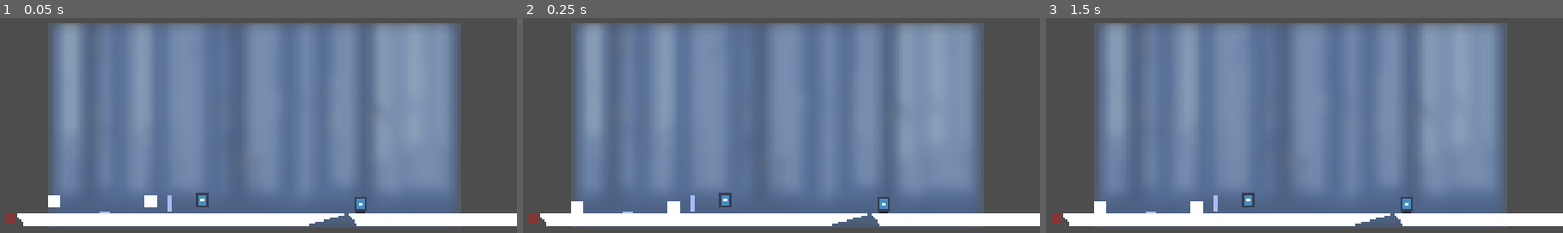
Above: before the commit, frames 1-3 (left to right).
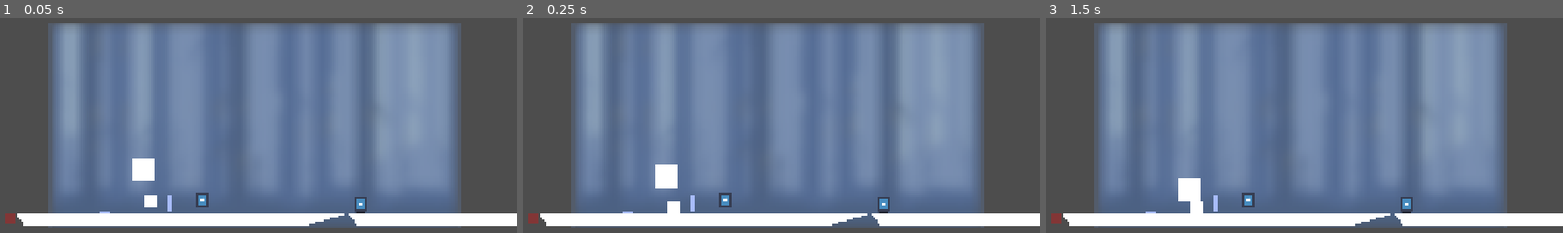
Above: after the commit, the same moments.

Repository: Yuanryan/Rune-Lengend
Game: Godot game, scene res://Scenes/Levels/level_1.tscn
Two runs of this game, one before a commit and one after it. Both use one fixed random seed, a clock stepped at 60 frames per second and the inputs below. This scene is started directly instead of the project's main scene. The engine's default icon, where the game draws it, is replaced by a stand-in: a white triangle on a blue panel in a dark square.
Inputs (mouse positions are in pixels of both pictures, inside the frame that each line leads up to):
- Up to frame 1 (0.05 s): no input
- Up to frame 2 (0.25 s): no input
- Up to frame 3 (1.5 s): tap Enter (ui_accept) at 0.5, 0.77, 1.25 s; move the mouse to (1371, 187) at 0.52 s; press the mouse at (1371, 187) at 0.53 s; release the mouse at (1371, 187) at 1.25 s; drag from (1082, 226) to (1247, 200) at 1.27 s

The runs differ from the first frame. In frame 1, 0.6% of the frame differs, in the area x 9-30%, y 65-89%; in frame 2, 0.6%, in the area x 9-30%, y 68-91%; in frame 3, 0.6%.

Commit message:
box fix2

Diff:
--- a/Scenes/LevelEdit/Objects/Interactive/box.tscn
+++ b/Scenes/LevelEdit/Objects/Interactive/box.tscn
@@ -20,18 +20,16 @@
 
 [node name="StandingArea" type="Area2D" parent="."]
 unique_name_in_owner = true
-position = Vector2(-20, -20)
 collision_layer = 0
 collision_mask = 2
 
 [node name="CollisionPolygon2D" type="CollisionPolygon2D" parent="StandingArea"]
-polygon = PackedVector2Array(0, -8, 0, 48, 40, 48, 40, -8)
+polygon = PackedVector2Array(-15, -28, -15, 8, 15, 8, 15, -28)
 
 [node name="PushArea" type="Area2D" parent="."]
 unique_name_in_owner = true
-position = Vector2(-20, -20)
 collision_layer = 0
 collision_mask = 2
 
 [node name="CollisionPolygon2D" type="CollisionPolygon2D" parent="PushArea"]
-polygon = PackedVector2Array(-30, 0, 70, 0, 70, 40, -30, 40)
+polygon = PackedVector2Array(-50, -20, 50, -20, 50, 20, -50, 20)
--- a/Scenes/Levels/level_1.tscn
+++ b/Scenes/Levels/level_1.tscn
@@ -71,9 +71,10 @@
 polygon = PackedVector2Array(0, 256, 32, 296, 295.3371, 298.14087, 1016, 304, 1168, 256)
 
 [node name="Box" parent="GameObjects" instance=ExtResource("10_hwvp3")]
-position = Vector2(-24, 256)
+position = Vector2(288, 144)
 collision_layer = 9
 mass = 0.001
+size_scale = Vector2(2, 2)
 
 [node name="Door" parent="GameObjects" instance=ExtResource("7_jv26f")]
 position = Vector2(376, 264)
--- a/Scenes/Levels/level_5.tscn
+++ b/Scenes/Levels/level_5.tscn
@@ -288,7 +288,7 @@
 loop = true
 
 [node name="MovingPlatform" parent="GameObjects/MovingPlatformPath" index="0"]
-position = Vector2(69.24061, -8)
+position = Vector2(18.3956, -8)
 show_polygon_in_game = true
 
 [node name="CollisionPolygon2D" type="CollisionPolygon2D" parent="GameObjects/MovingPlatformPath/MovingPlatform" index="1"]
